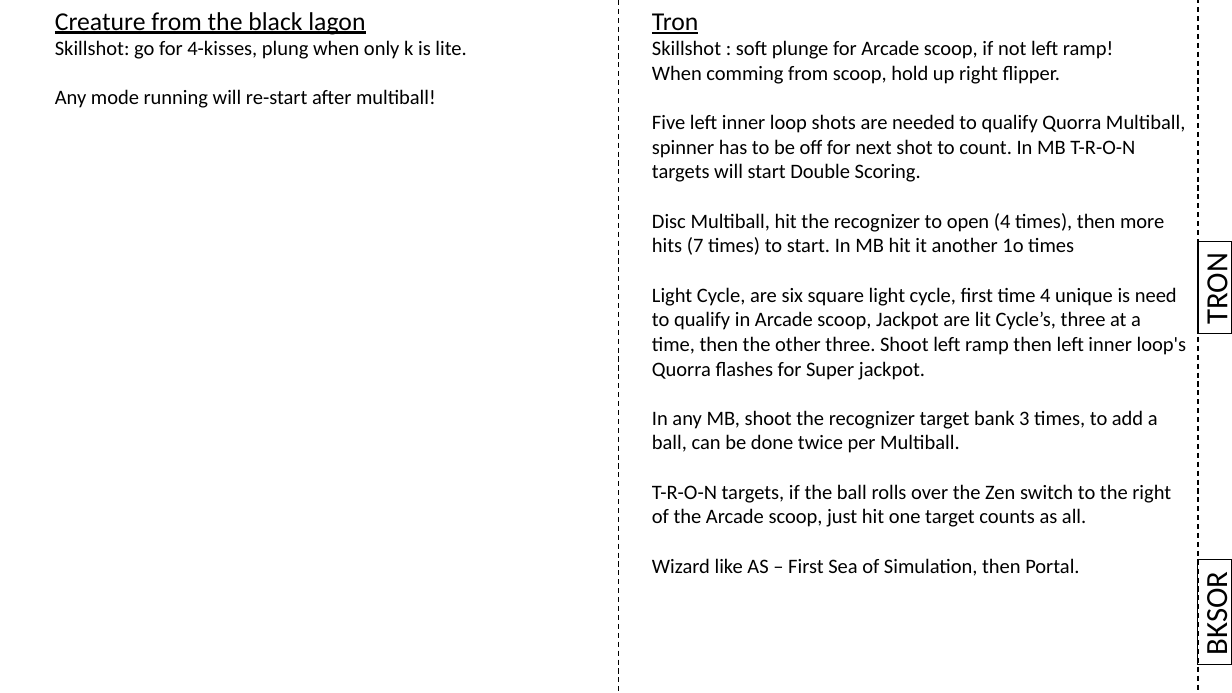
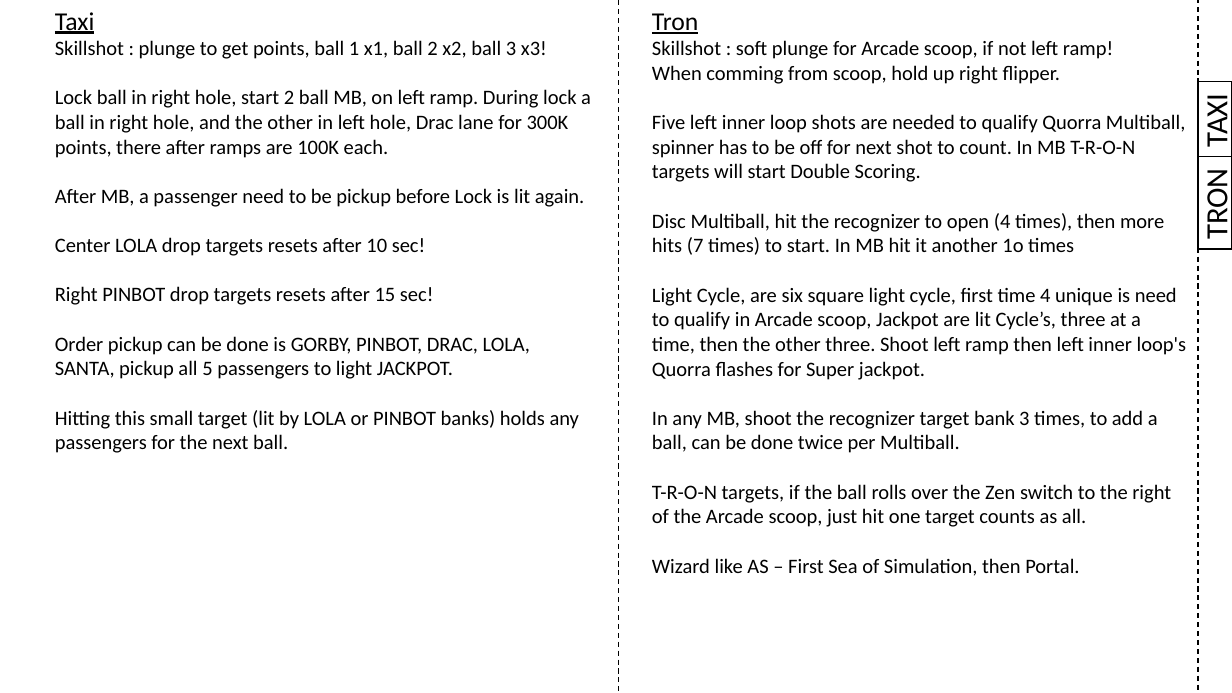
Before and after one commit to karstenbolge/PB, a slide deck: slide 16 of PB.pptx. Drawn at 1232x693 pixels with LibreOffice and Linux fonts; fonts in the diff are those of the drawing. Boxes give left, top, right and bottom in pixels: in the first picture for what was removed or moved away, otherwise in the second. Text is boxed around its words. In the diff, an @@ line names an element or a change of style, - is before the commit and + after.

```diff
--- a/PB.pptx
+++ b/PB.pptx
@@ text at [55, 40, 591, 453]: text changed @@
-Creature from the black lagon
-Skillshot: go for 4-kisses, plung when only k is lite.
-Any mode running will re-start after multiball!
+Taxi
+Skillshot : plunge to get points, ball 1 x1, ball 2 x2, ball 3 x3!
+Lock ball in right hole, start 2 ball MB, on left ramp. During lock a ball in right hole, and the other in left hole, Drac lane for 300K points, there after ramps are 100K each.
+After MB, a passenger need to be pickup before Lock is lit again.
+Center LOLA drop targets resets after 10 sec!
+Right PINBOT drop targets resets after 15 sec!
+Order pickup can be done is GORBY, PINBOT, DRAC, LOLA, SANTA, pickup all 5 passengers to light JACKPOT.
+Hitting this small target (lit by LOLA or PINBOT banks) holds any passengers for the next ball.
@@ rectangle added at [1198, 81, 1232, 156], outline #000000 1 pt, 24 pt, text #000000 @@
+TAXI
@@ rectangle "TRON": place and size @@
-rectangle "TRON" at [1198, 242, 1232, 334]
+rectangle "TRON" at [1198, 157, 1232, 249]
@@ rectangle removed at [1198, 560, 1232, 665] @@
-BKSOR
```
Also in this commit, not shown: 16 other slides changed, 1 other file.
